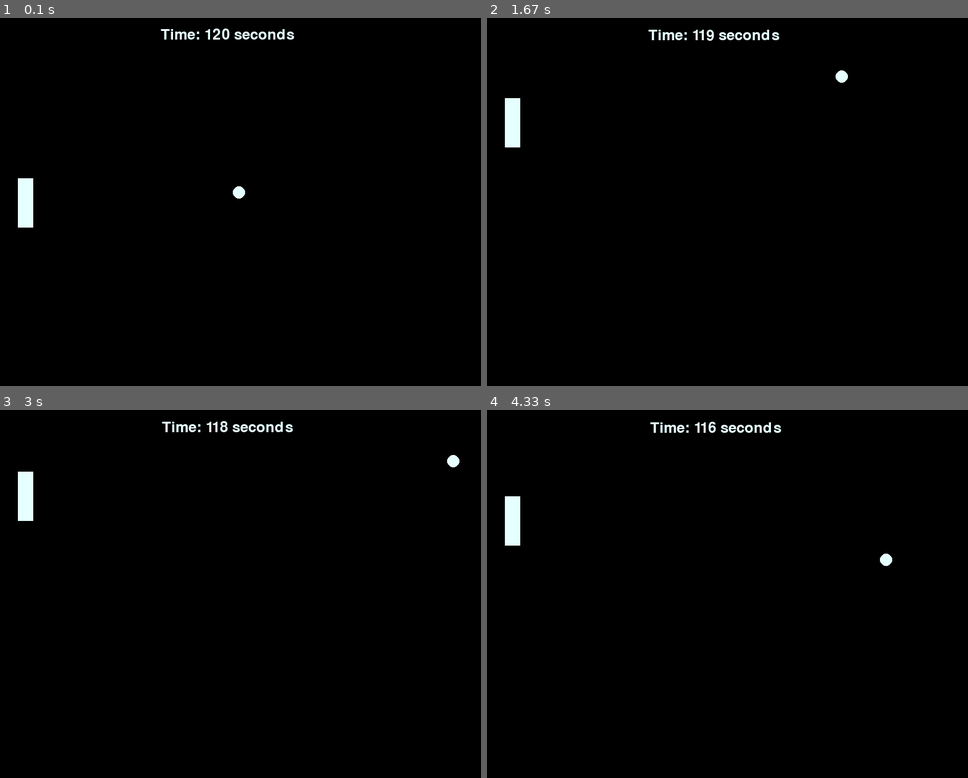
Above: before the commit, frames 1-4 (two rows, left to right).
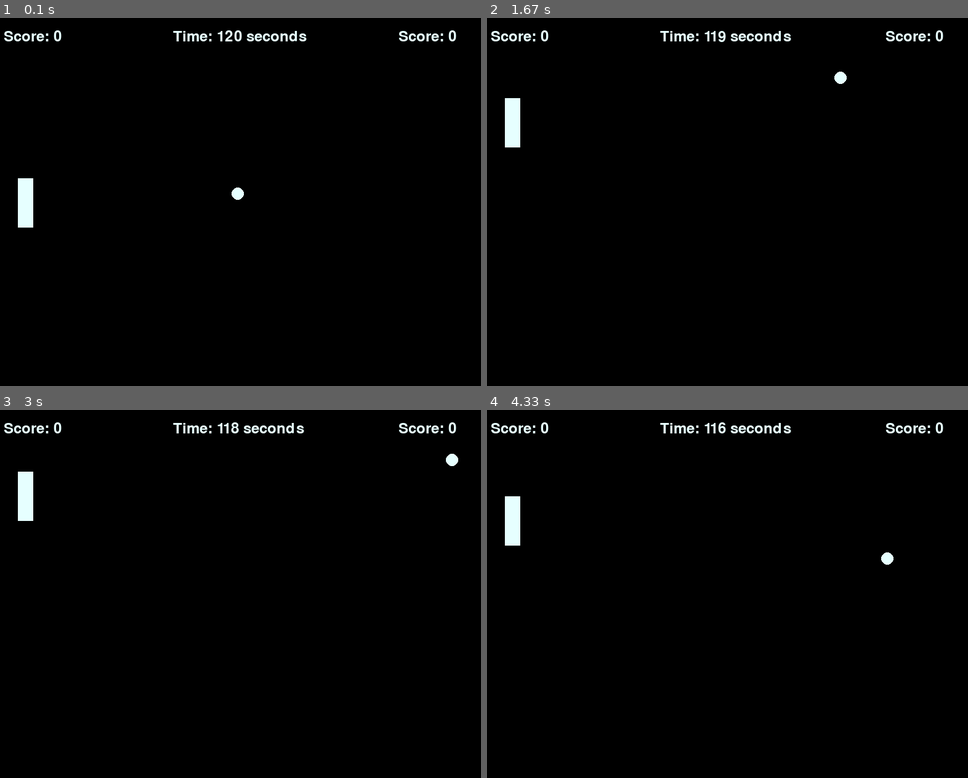
Above: after the commit, the same moments.

Repository: Sgoodridge96/Pong_Pygame
Game: pygame game, started from Pong.py
Two runs of this game, one before a commit and one after it. Both use one fixed random seed, a clock stepped at 60 frames per second and the inputs below.
Inputs:
- Up to frame 1 (0.1 s): no input
- Up to frame 2 (1.67 s): hold Up 0.33-0.8 s; hold Down 0.83-1.13 s; hold Up 1.17-1.53 s; hold Down from 1.57 s (still down)
- Up to frame 3 (3 s): release Down at 1.93 s; hold Up 1.97-2.27 s; hold Down 2.3-2.6 s; hold Up from 2.63 s (still down)
- Up to frame 4 (4.33 s): release Up at 3 s; hold Down 3.03-3.4 s; hold Up 3.43-3.73 s; hold Down 3.77-4.07 s; hold Up from 4.1 s (still down)

The runs differ from the first frame. In frame 1, 0.9% of the frame differs, in the area x 0-95%, y 2-50%; in frame 2, 0.9%; in frame 3, 0.9%; in frame 4, 0.8%.

Commit message:
Added scoreboard, added collision to the front of the player, changed starting speed and direction of pong ball

Diff:
--- a/Pong.py
+++ b/Pong.py
@@ -1,8 +1,8 @@
 import pygame
 import random
 
-# NEXT UPDATE: COLLISIONS FOR PLAYER WITH PONG BALL
-#              Adding an AI player to play against
+# NEXT UPDATE: Fix collisions with top of the player rectangle.
+               #Add scoring points
 
 pygame.init()
 
@@ -39,26 +39,29 @@
     def draw(self, screen):
         pygame.draw.circle(screen, self.color, (self.x, self.y), self.radius)
 
-    def checkCollision(self, screen_height, screen_width, radius):
+    def checkWallCollision(self, screen_height, screen_width, radius):
         #Check wall collisions
         if self.y < 0 + radius or self.y > screen_height - radius:
             self.speed[1] *= -1
         if self.x < 0 + radius or self.x > screen_width - radius:
             self.speed[0] *= -1
 
+    def checkPlayerCollision(self, playerRect):
 
+        player_object = pygame.Rect(playerRect.x, playerRect.y, playerRect.width, playerRect.height)
+        pongball_object = pygame.Rect(self.x - self.radius, self.y - self.radius, self.radius * 2, self.radius * 2)
+
+        if pongball_object.colliderect(player_object):
+            # Check if the ball hits the front of the player
+            if pongball_object.right >= player_object.left:
+                self.speed[0] *= -1
 
 def ballDirection():
     #Randomly pick a ball direction and speed at the start of the game.
     random.seed()
-    ball_direction_x = random.randint(-2,2)
-    ball_direction_y = random.randint(-2,2)
-
-    #Make sure the ball can't go straight up and down or left to right.
-    if ball_direction_x == 0:
-        ball_direction_x += 1
-    if ball_direction_y == 0:
-        ball_direction_y += 1
+    starting_speeds = [-2, 2]
+    ball_direction_x = random.choice(starting_speeds)
+    ball_direction_y = random.choice(starting_speeds)
 
     return ball_direction_x, ball_direction_y
 
@@ -77,7 +80,14 @@
     pongBall_speed = ballDirection()
 
     #Define Starting timer
+    timer_pos = (screen_width // 2 - 100, screen_height // 32)
     starting_timer = 120
+
+    #Define starting score
+    player_score_pos = (screen_width // 32, screen_height // 32)
+    ai_score_pos = (screen_width // 1.2, screen_height // 32)
+    player_score = 0
+    ai_score = 0
 
     # Define colors
     background = (0, 0, 0)
@@ -107,6 +117,13 @@
         timer_text = pygame.font.SysFont(None, 36)
         render_timer = timer_text.render("Time: " + str(current_timer) + " seconds", True, (230, 255, 255))
 
+        #Render scoreboard for both players
+        player_ui = pygame.font.SysFont(None, 36)
+        ai_ui = pygame.font.SysFont(None, 36)
+
+        render_player_ui = player_ui.render("Score: " + str(player_score), True, (230, 255, 255))
+        render_ai_ui = ai_ui.render("Score: " + str(ai_score), True, (230, 255, 255))
+
         #Player movement
         keys = pygame.key.get_pressed()
         playerRect.move(keys, screen_height)
@@ -114,12 +131,16 @@
         #Fill screen and draw objects
         screen.fill(background)
         playerRect.draw(screen)
-        pongBall.checkCollision(screen_height, screen_width, pongBall_radius)
-        pongBall.move()
         pongBall.draw(screen)
 
+        pongBall.checkWallCollision(screen_height, screen_width, pongBall_radius)
+        pongBall.checkPlayerCollision(playerRect)
+        pongBall.move()
+
         #render timer to screen
-        screen.blit(render_timer, ((screen_width // 2) - (current_timer), (screen_height // 8) - (current_timer // 2)))
+        screen.blit(render_timer, timer_pos)
+        screen.blit(render_player_ui, player_score_pos)
+        screen.blit(render_ai_ui, ai_score_pos)
 
         pygame.display.flip()
         pygame.time.Clock().tick(60)
